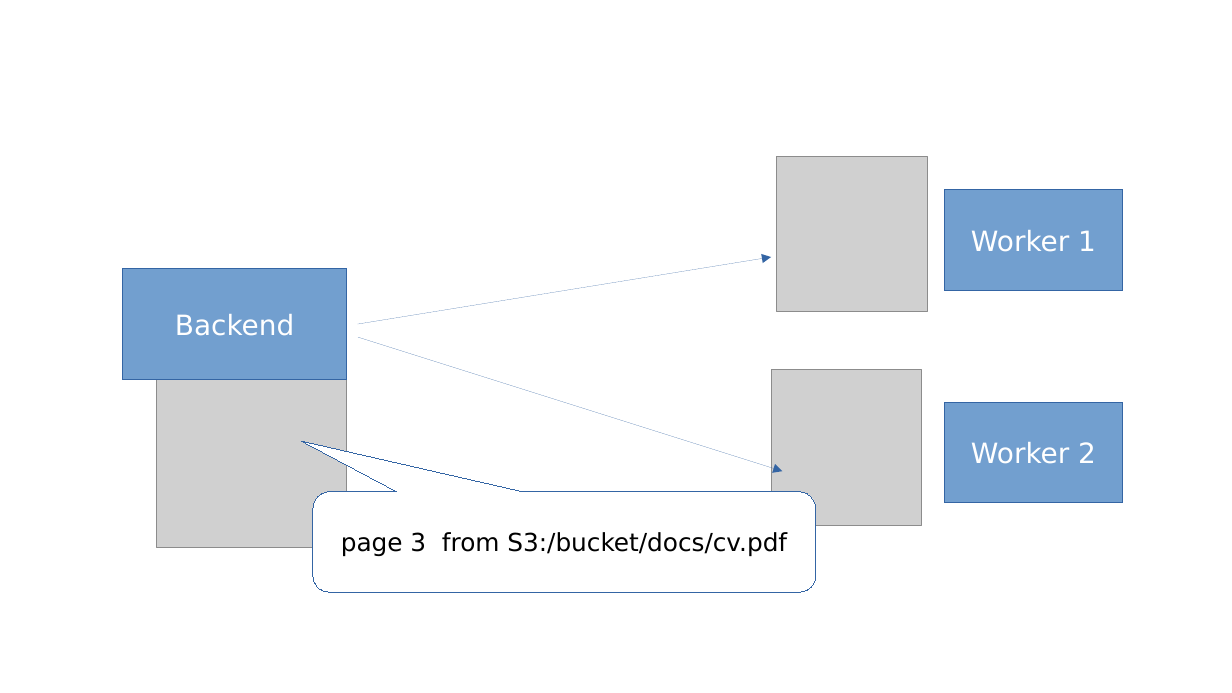
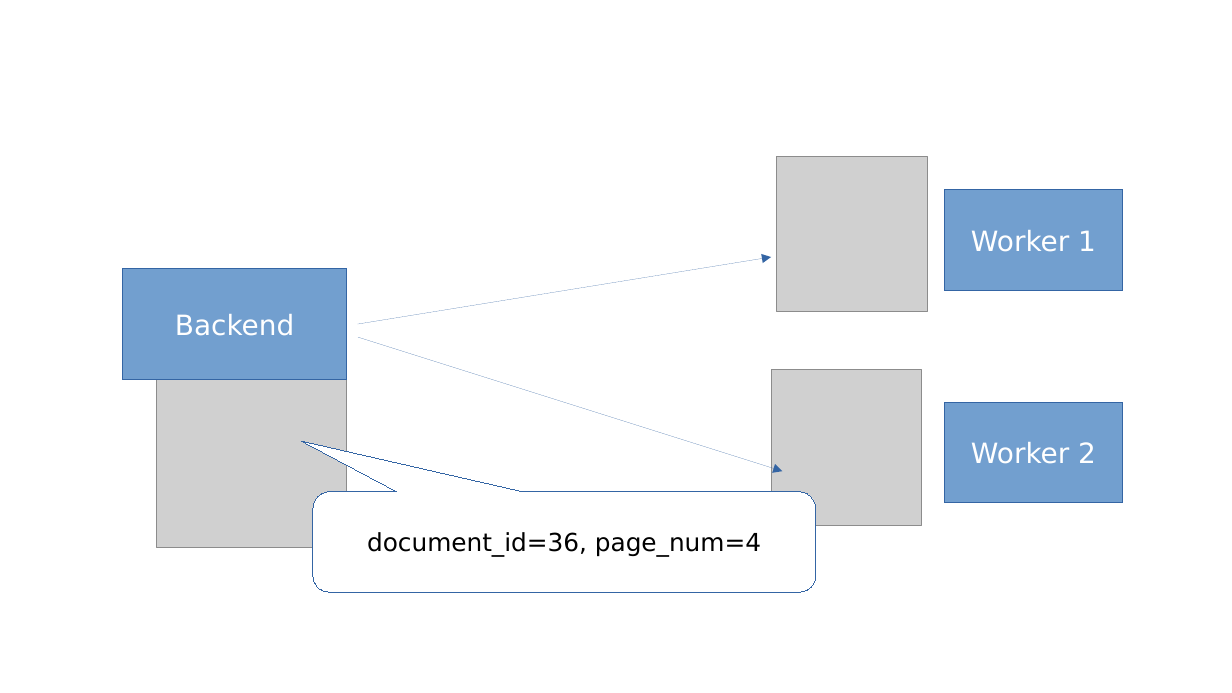
Before and after one commit to ciur/papermerge, a slide deck: slide 2 of docs/design.odp. Drawn at 1232x693 pixels with LibreOffice and Linux fonts; fonts in the diff are those of the drawing; grey boxes stand for pictures. Boxes give left, top, right and bottom in pixels: in the first picture for what was removed or moved away, otherwise in the second. Text is boxed around its words. In the diff, an @@ line names an element or a change of style, - is before the commit and + after.

```diff
--- a/docs/design.odp
+++ b/docs/design.odp
@@ text in rounded speech box at (x1=367, y1=532, x2=761, y2=557): text changed @@
-page 3 from S3:/bucket/docs/cv.pdf
+document_id=36, page_num=4
```
Also in this commit, not shown: 2 other files.
